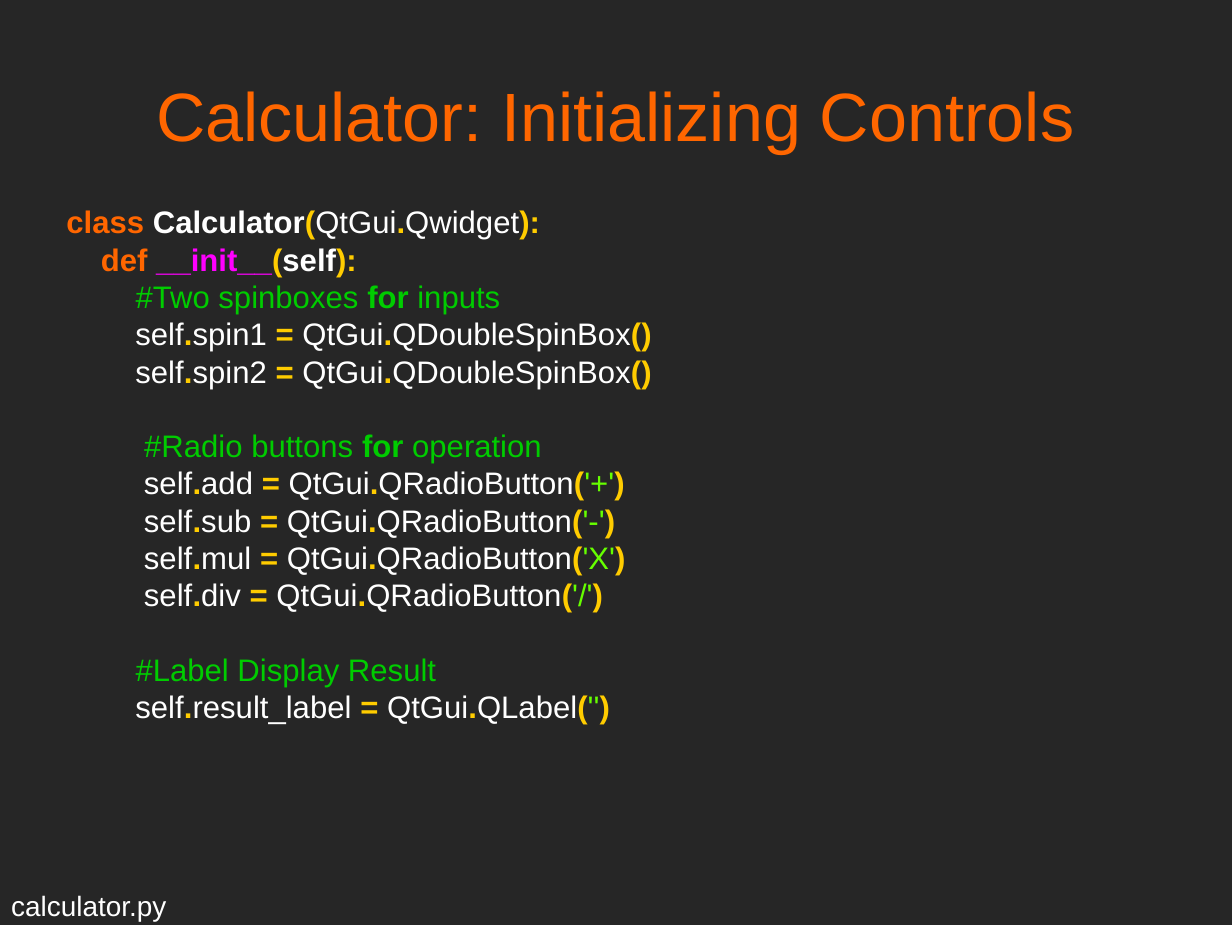
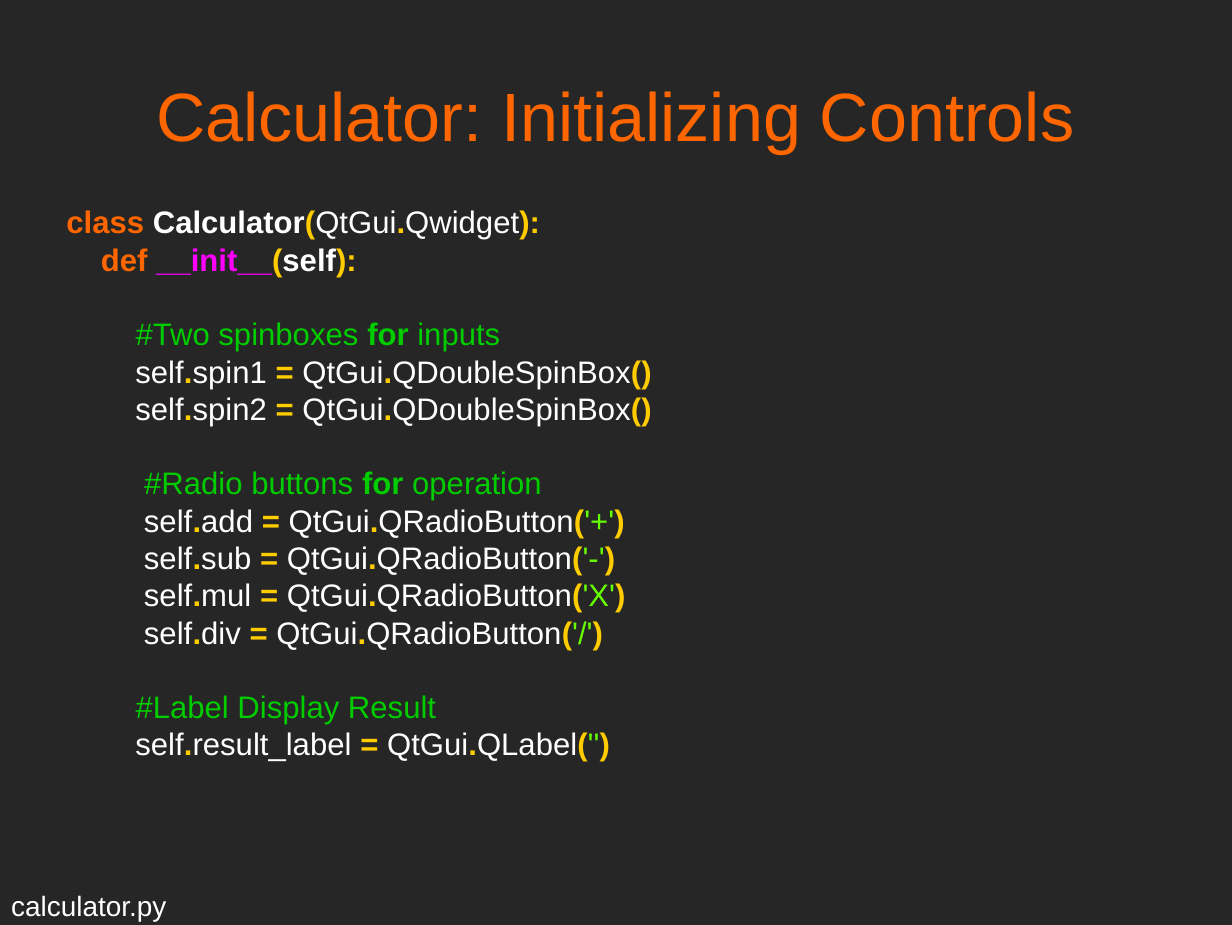
Before and after one commit to mfarhan12/qt-presentation, a slide deck: slide 14 of OPAG QT Presentation.odp. Drawn at 1232x925 pixels with LibreOffice and Linux fonts; fonts in the diff are those of the drawing. Boxes give left, top, right and bottom in pixels: in the first picture for what was removed or moved away, otherwise in the second. Text is boxed around its words. In the diff, an @@ line names an element or a change of style, - is before the commit and + after.

```diff
--- a/OPAG QT Presentation.odp
+++ b/OPAG QT Presentation.odp
@@ text "class Calculator(QtGui.Qwidget):" rewrapped from (66, 210, 651, 725) to (66, 210, 651, 762) @@
```
Also in this commit, not shown: 1 other file.
